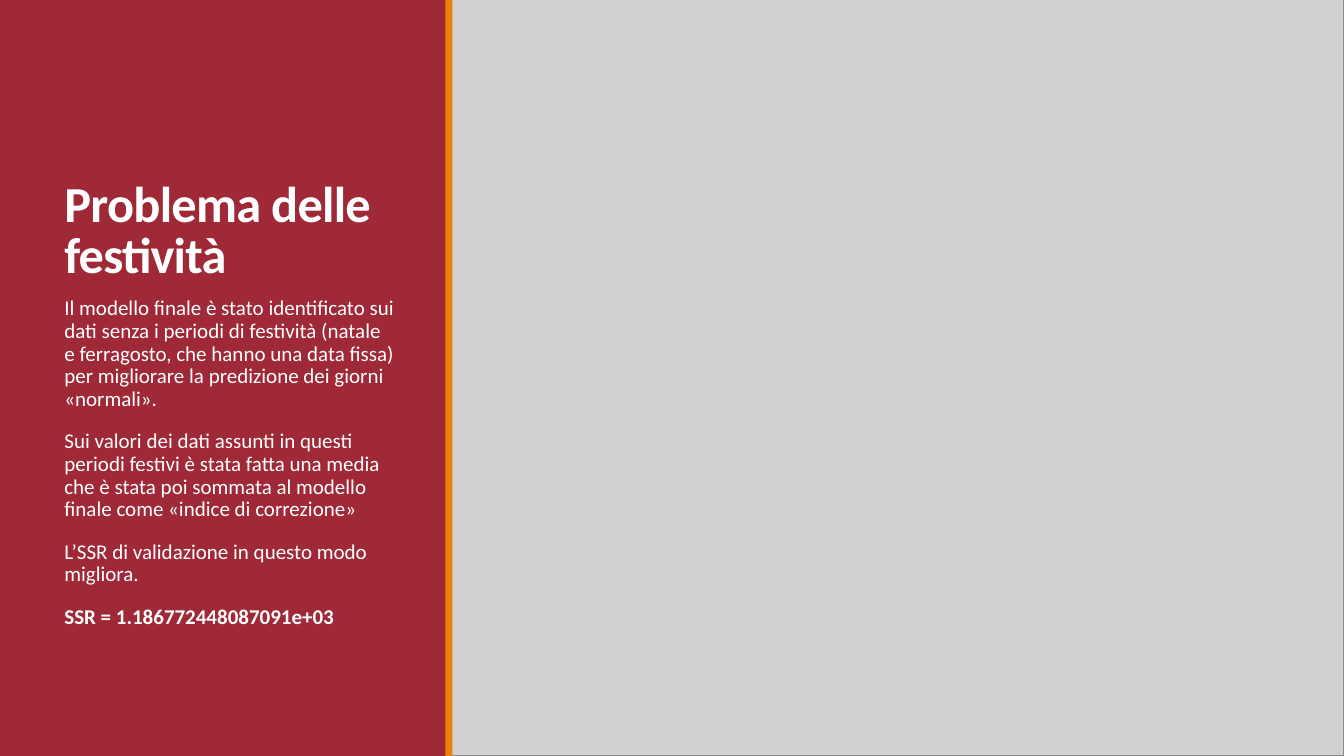
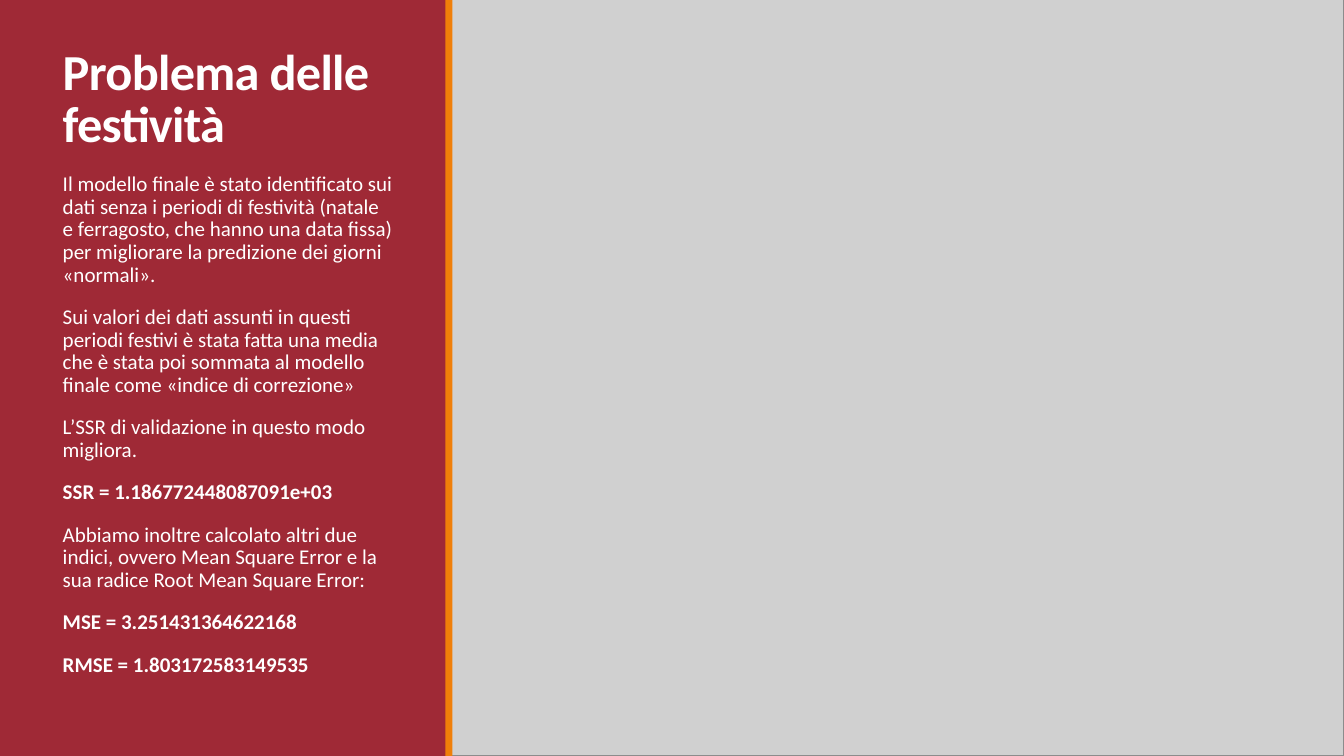
Before and after one commit to r1cky0/Italian-energy-consumption-prediction, a slide deck: slide 17 of presentazione_imad.pptx. Drawn at 1344x756 pixels with LibreOffice and Linux fonts; fonts in the diff are those of the drawing; grey boxes stand for pictures. Boxes give left, top, right and bottom in pixels: in the first picture for what was removed or moved away, otherwise in the second. Text is boxed around its words. In the diff, an @@ line names an element or a change of style, - is before the commit and + after.

```diff
--- a/presentazione_imad.pptx
+++ b/presentazione_imad.pptx
@@ title "Problema delle festività": place and size @@
-title "Problema delle festività" at bbox=[64, 186, 371, 274]
+title "Problema delle festività" at bbox=[63, 54, 370, 143]
@@ text "Il modello finale è stato ...": place and size @@
-text "Il modello finale è stato ..." at bbox=[64, 300, 394, 624]
+text "Il modello finale è stato ..." at bbox=[63, 176, 392, 672]
@@ text at bbox=[63, 527, 377, 672]: paragraphs added @@
+  Abbiamo inoltre calcolato altri due indici, ovvero Mean Square Error e la sua radice Root Mean Square Error:
+  MSE = 3.251431364622168
+  RMSE = 1.803172583149535
```
